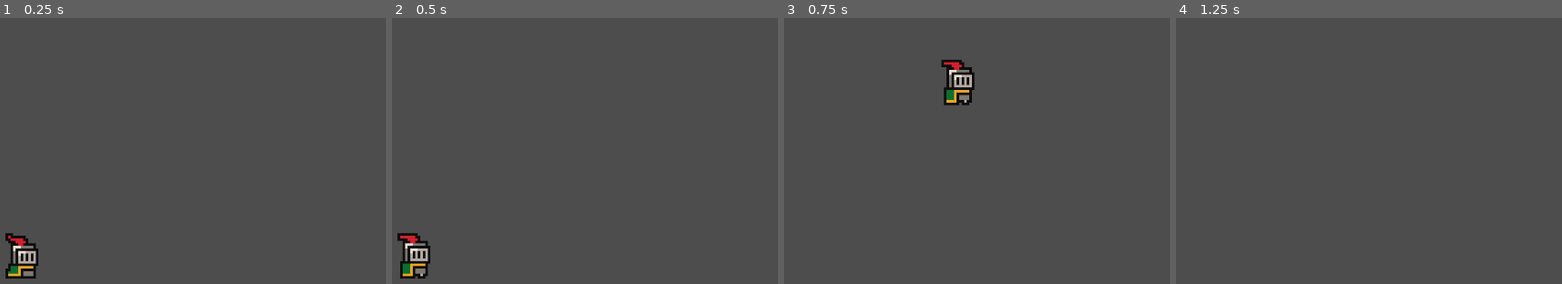
Above: before the commit, frames 1-4 (left to right).
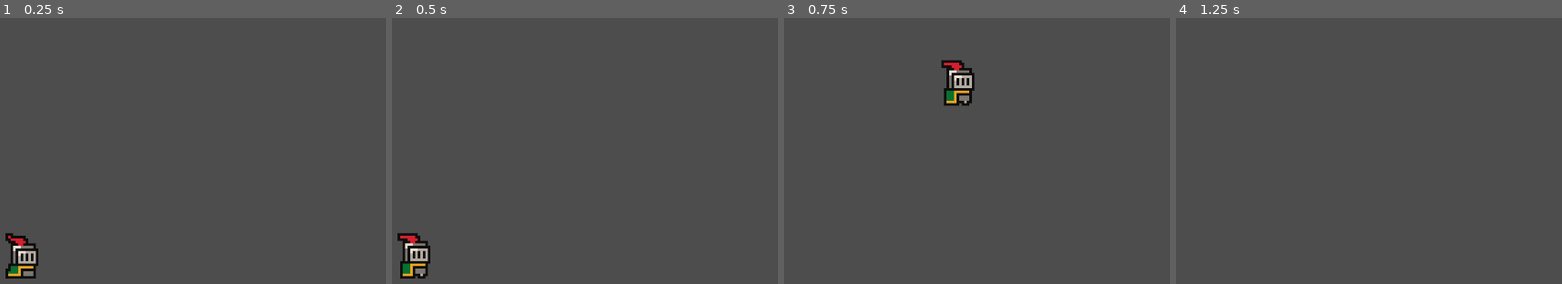
Above: after the commit, the same moments.

Repository: naziae23/brackeys-game-jam-2026
Game: Godot game, scene res://scenes/game.tscn
Same seed, same stepped clock (60 frames per second), same inputs: the game is played once before the commit and once after it.
Inputs:
- Up to frame 1 (0.25 s): no input
- Up to frame 2 (0.5 s): no input
- Up to frame 3 (0.75 s): tap Enter (ui_accept) at 0.5 s; hold Right (ui_right) from 0.53 s (still down)
- Up to frame 4 (1.25 s): keep holding Right (ui_right); tap Enter (ui_accept) at 0.77 s

Frames 1-2 are identical in both runs. In frame 3, 0.2% of the frame differs, in the area x 40-50%, y 15-33%; in frame 4, nothing differs.

Commit message:
added animations to player node

Diff:
--- a/scenes/player.tscn
+++ b/scenes/player.tscn
@@ -3,6 +3,38 @@
 [ext_resource type="Texture2D" uid="uid://c1mbulnh1ca8s" path="res://assets/sprites/knight.png" id="1_3vyb7"]
 [ext_resource type="Script" uid="uid://d1u2xsikaqjo8" path="res://scripts/player.gd" id="1_g2els"]
 
+[sub_resource type="AtlasTexture" id="AtlasTexture_md1ol"]
+atlas = ExtResource("1_3vyb7")
+region = Rect2(0, 224, 32, 32)
+
+[sub_resource type="AtlasTexture" id="AtlasTexture_bj30b"]
+atlas = ExtResource("1_3vyb7")
+region = Rect2(32, 224, 32, 32)
+
+[sub_resource type="AtlasTexture" id="AtlasTexture_jc3p3"]
+atlas = ExtResource("1_3vyb7")
+region = Rect2(64, 224, 32, 32)
+
+[sub_resource type="AtlasTexture" id="AtlasTexture_hax0n"]
+atlas = ExtResource("1_3vyb7")
+region = Rect2(96, 224, 32, 32)
+
+[sub_resource type="AtlasTexture" id="AtlasTexture_wqfne"]
+atlas = ExtResource("1_3vyb7")
+region = Rect2(0, 192, 32, 32)
+
+[sub_resource type="AtlasTexture" id="AtlasTexture_wnwbv"]
+atlas = ExtResource("1_3vyb7")
+region = Rect2(32, 192, 32, 32)
+
+[sub_resource type="AtlasTexture" id="AtlasTexture_gl8cc"]
+atlas = ExtResource("1_3vyb7")
+region = Rect2(64, 192, 32, 32)
+
+[sub_resource type="AtlasTexture" id="AtlasTexture_487ah"]
+atlas = ExtResource("1_3vyb7")
+region = Rect2(96, 192, 32, 32)
+
 [sub_resource type="AtlasTexture" id="AtlasTexture_g2els"]
 atlas = ExtResource("1_3vyb7")
 region = Rect2(0, 0, 32, 32)
@@ -18,11 +50,141 @@
 [sub_resource type="AtlasTexture" id="AtlasTexture_qlg0r"]
 atlas = ExtResource("1_3vyb7")
 region = Rect2(96, 0, 32, 32)
+
+[sub_resource type="AtlasTexture" id="AtlasTexture_a38lo"]
+atlas = ExtResource("1_3vyb7")
+region = Rect2(0, 160, 32, 32)
+
+[sub_resource type="AtlasTexture" id="AtlasTexture_4ni07"]
+atlas = ExtResource("1_3vyb7")
+region = Rect2(32, 160, 32, 32)
+
+[sub_resource type="AtlasTexture" id="AtlasTexture_l71n6"]
+atlas = ExtResource("1_3vyb7")
+region = Rect2(64, 160, 32, 32)
+
+[sub_resource type="AtlasTexture" id="AtlasTexture_ke2ow"]
+atlas = ExtResource("1_3vyb7")
+region = Rect2(96, 160, 32, 32)
+
+[sub_resource type="AtlasTexture" id="AtlasTexture_ujl30"]
+atlas = ExtResource("1_3vyb7")
+region = Rect2(128, 160, 32, 32)
+
+[sub_resource type="AtlasTexture" id="AtlasTexture_31cv2"]
+atlas = ExtResource("1_3vyb7")
+region = Rect2(160, 160, 32, 32)
+
+[sub_resource type="AtlasTexture" id="AtlasTexture_pf23h"]
+atlas = ExtResource("1_3vyb7")
+region = Rect2(192, 160, 32, 32)
+
+[sub_resource type="AtlasTexture" id="AtlasTexture_dt7fs"]
+atlas = ExtResource("1_3vyb7")
+region = Rect2(224, 160, 32, 32)
+
+[sub_resource type="AtlasTexture" id="AtlasTexture_tuyoq"]
+atlas = ExtResource("1_3vyb7")
+region = Rect2(0, 64, 32, 32)
+
+[sub_resource type="AtlasTexture" id="AtlasTexture_fjrip"]
+atlas = ExtResource("1_3vyb7")
+region = Rect2(32, 64, 32, 32)
+
+[sub_resource type="AtlasTexture" id="AtlasTexture_smehm"]
+atlas = ExtResource("1_3vyb7")
+region = Rect2(64, 64, 32, 32)
+
+[sub_resource type="AtlasTexture" id="AtlasTexture_ur7pv"]
+atlas = ExtResource("1_3vyb7")
+region = Rect2(96, 64, 32, 32)
+
+[sub_resource type="AtlasTexture" id="AtlasTexture_y4r1p"]
+atlas = ExtResource("1_3vyb7")
+region = Rect2(128, 64, 32, 32)
+
+[sub_resource type="AtlasTexture" id="AtlasTexture_d2wvv"]
+atlas = ExtResource("1_3vyb7")
+region = Rect2(160, 64, 32, 32)
+
+[sub_resource type="AtlasTexture" id="AtlasTexture_3v2ag"]
+atlas = ExtResource("1_3vyb7")
+region = Rect2(192, 64, 32, 32)
+
+[sub_resource type="AtlasTexture" id="AtlasTexture_jej6c"]
+atlas = ExtResource("1_3vyb7")
+region = Rect2(224, 64, 32, 32)
+
+[sub_resource type="AtlasTexture" id="AtlasTexture_f1ej7"]
+atlas = ExtResource("1_3vyb7")
+region = Rect2(0, 96, 32, 32)
+
+[sub_resource type="AtlasTexture" id="AtlasTexture_oprun"]
+atlas = ExtResource("1_3vyb7")
+region = Rect2(32, 96, 32, 32)
+
+[sub_resource type="AtlasTexture" id="AtlasTexture_a8ls1"]
+atlas = ExtResource("1_3vyb7")
+region = Rect2(64, 96, 32, 32)
+
+[sub_resource type="AtlasTexture" id="AtlasTexture_qfm1y"]
+atlas = ExtResource("1_3vyb7")
+region = Rect2(96, 96, 32, 32)
+
+[sub_resource type="AtlasTexture" id="AtlasTexture_fulsm"]
+atlas = ExtResource("1_3vyb7")
+region = Rect2(128, 96, 32, 32)
+
+[sub_resource type="AtlasTexture" id="AtlasTexture_4r5pv"]
+atlas = ExtResource("1_3vyb7")
+region = Rect2(160, 96, 32, 32)
+
+[sub_resource type="AtlasTexture" id="AtlasTexture_60mlk"]
+atlas = ExtResource("1_3vyb7")
+region = Rect2(192, 96, 32, 32)
+
+[sub_resource type="AtlasTexture" id="AtlasTexture_i4ail"]
+atlas = ExtResource("1_3vyb7")
+region = Rect2(224, 96, 32, 32)
 
 [sub_resource type="SpriteFrames" id="SpriteFrames_tuyoq"]
 animations = [{
 "frames": [{
 "duration": 1.0,
+"texture": SubResource("AtlasTexture_md1ol")
+}, {
+"duration": 1.0,
+"texture": SubResource("AtlasTexture_bj30b")
+}, {
+"duration": 1.0,
+"texture": SubResource("AtlasTexture_jc3p3")
+}, {
+"duration": 1.0,
+"texture": SubResource("AtlasTexture_hax0n")
+}],
+"loop": true,
+"name": &"death",
+"speed": 5.0
+}, {
+"frames": [{
+"duration": 1.0,
+"texture": SubResource("AtlasTexture_wqfne")
+}, {
+"duration": 1.0,
+"texture": SubResource("AtlasTexture_wnwbv")
+}, {
+"duration": 1.0,
+"texture": SubResource("AtlasTexture_gl8cc")
+}, {
+"duration": 1.0,
+"texture": SubResource("AtlasTexture_487ah")
+}],
+"loop": true,
+"name": &"hit",
+"speed": 5.0
+}, {
+"frames": [{
+"duration": 1.0,
 "texture": SubResource("AtlasTexture_g2els")
 }, {
 "duration": 1.0,
@@ -37,10 +199,92 @@
 "loop": true,
 "name": &"idle",
 "speed": 10.0
+}, {
+"frames": [{
+"duration": 1.0,
+"texture": SubResource("AtlasTexture_a38lo")
+}, {
+"duration": 1.0,
+"texture": SubResource("AtlasTexture_4ni07")
+}, {
+"duration": 1.0,
+"texture": SubResource("AtlasTexture_l71n6")
+}, {
+"duration": 1.0,
+"texture": SubResource("AtlasTexture_ke2ow")
+}, {
+"duration": 1.0,
+"texture": SubResource("AtlasTexture_ujl30")
+}, {
+"duration": 1.0,
+"texture": SubResource("AtlasTexture_31cv2")
+}, {
+"duration": 1.0,
+"texture": SubResource("AtlasTexture_pf23h")
+}, {
+"duration": 1.0,
+"texture": SubResource("AtlasTexture_dt7fs")
+}],
+"loop": true,
+"name": &"roll",
+"speed": 5.0
+}, {
+"frames": [{
+"duration": 1.0,
+"texture": SubResource("AtlasTexture_tuyoq")
+}, {
+"duration": 1.0,
+"texture": SubResource("AtlasTexture_fjrip")
+}, {
+"duration": 1.0,
+"texture": SubResource("AtlasTexture_smehm")
+}, {
+"duration": 1.0,
+"texture": SubResource("AtlasTexture_ur7pv")
+}, {
+"duration": 1.0,
+"texture": SubResource("AtlasTexture_y4r1p")
+}, {
+"duration": 1.0,
+"texture": SubResource("AtlasTexture_d2wvv")
+}, {
+"duration": 1.0,
+"texture": SubResource("AtlasTexture_3v2ag")
+}, {
+"duration": 1.0,
+"texture": SubResource("AtlasTexture_jej6c")
+}, {
+"duration": 1.0,
+"texture": SubResource("AtlasTexture_f1ej7")
+}, {
+"duration": 1.0,
+"texture": SubResource("AtlasTexture_oprun")
+}, {
+"duration": 1.0,
+"texture": SubResource("AtlasTexture_a8ls1")
+}, {
+"duration": 1.0,
+"texture": SubResource("AtlasTexture_qfm1y")
+}, {
+"duration": 1.0,
+"texture": SubResource("AtlasTexture_fulsm")
+}, {
+"duration": 1.0,
+"texture": SubResource("AtlasTexture_4r5pv")
+}, {
+"duration": 1.0,
+"texture": SubResource("AtlasTexture_60mlk")
+}, {
+"duration": 1.0,
+"texture": SubResource("AtlasTexture_i4ail")
+}],
+"loop": true,
+"name": &"run",
+"speed": 5.0
 }]
 
-[sub_resource type="CircleShape2D" id="CircleShape2D_fjrip"]
-radius = 5.0990195
+[sub_resource type="RectangleShape2D" id="RectangleShape2D_g2els"]
+size = Vector2(13, 19)
 
 [node name="Player" type="CharacterBody2D" unique_id=354929937]
 script = ExtResource("1_g2els")
@@ -48,10 +292,9 @@
 [node name="AnimatedSprite2D" type="AnimatedSprite2D" parent="." unique_id=551870853]
 position = Vector2(2, -12)
 sprite_frames = SubResource("SpriteFrames_tuyoq")
-animation = &"idle"
+animation = &"death"
 autoplay = "idle"
-frame_progress = 0.4374872
 
 [node name="CollisionShape2D" type="CollisionShape2D" parent="." unique_id=1238984716]
-position = Vector2(2, -5)
-shape = SubResource("CircleShape2D_fjrip")
+position = Vector2(1.5, -9.5)
+shape = SubResource("RectangleShape2D_g2els")
